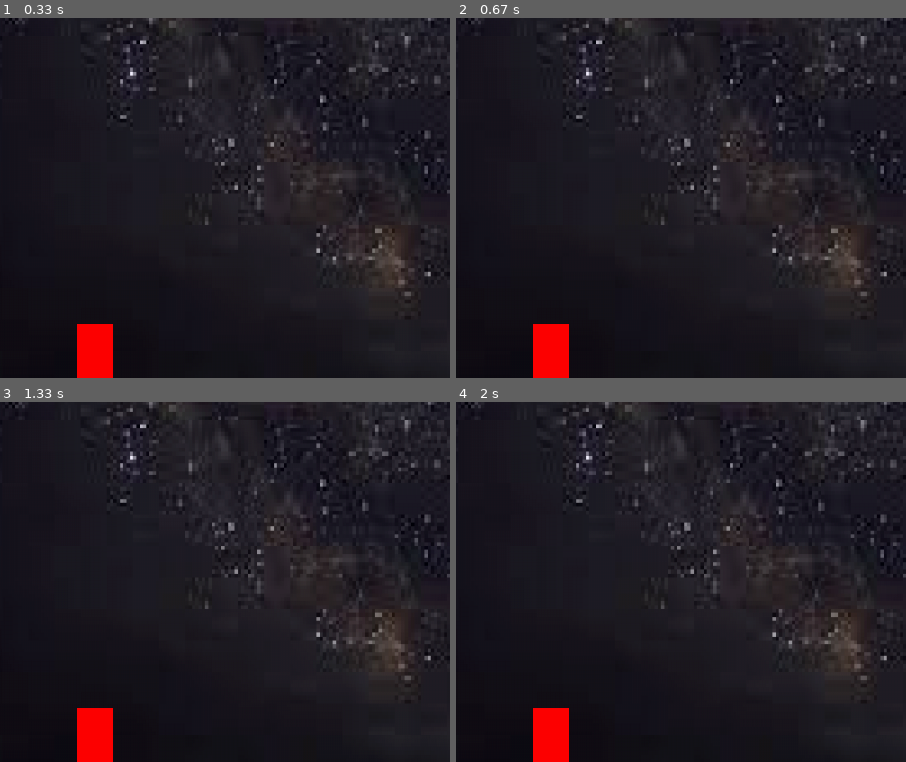
Above: before the commit, frames 1-4 (two rows, left to right).
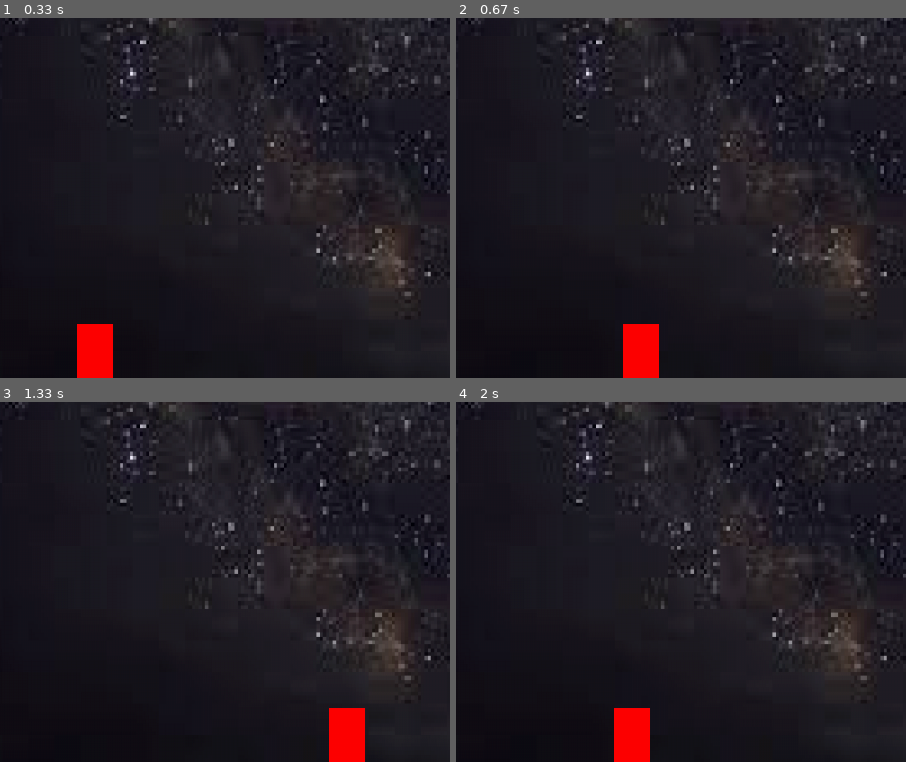
Above: after the commit, the same moments.

Repository: Datsteelfn2/pyGame1
Game: pygame game, started from main.py
Same seed, same stepped clock (60 frames per second), same inputs: the game is played once before the commit and once after it.
Inputs:
- Up to frame 1 (0.33 s): no input
- Up to frame 2 (0.67 s): hold Right from 0.33 s (still down)
- Up to frame 3 (1.33 s): release Right at 0.8 s; hold Right 0.83-1.3 s
- Up to frame 4 (2 s): hold Left 1.33-1.87 s; hold Left from 1.9 s (still down)
The pictures show only the part of the screen within x 11-61%, y 50-100%; the shares and areas given below are measured in that part.

Frame 1 is identical in both runs. In frame 2, 2.4% of the frame differs, in the area x 17-46%, y 85-100%; in frame 3, 2.4%; in frame 4, 2.4%.

Commit message:
Got the red object to move left and right without exceeding the window

Diff:
--- a/main.py
+++ b/main.py
@@ -14,6 +14,8 @@
 PLAYER_WIDTH=40
 PLAYER_HEIGHT=60
 
+
+PLAYER_VEL= 5
 
 def draw(player):
     WIN.blit(BG,(0,0))
@@ -33,12 +35,22 @@
 
     player=pygame.Rect(200,HEIGHT-PLAYER_HEIGHT,PLAYER_WIDTH,PLAYER_HEIGHT)
 
-
+    clock=pygame.time.Clock()
     while run:
+        clock.tick(60)
         for event in pygame.event.get():
             if event.type==pygame.QUIT:
                 run=False
                 break
+
+
+        keys=pygame.key.get_pressed()
+        if keys[pygame.K_LEFT] and player.x-PLAYER_VEL>=0:
+            player.x-=PLAYER_VEL
+
+        if keys[pygame.K_RIGHT] and player.x+PLAYER_VEL+player.width<=WIDTH:
+            player.x+=PLAYER_VEL
+
         draw(player)
     pygame.quit()
 
Not shown, changed: README.md
